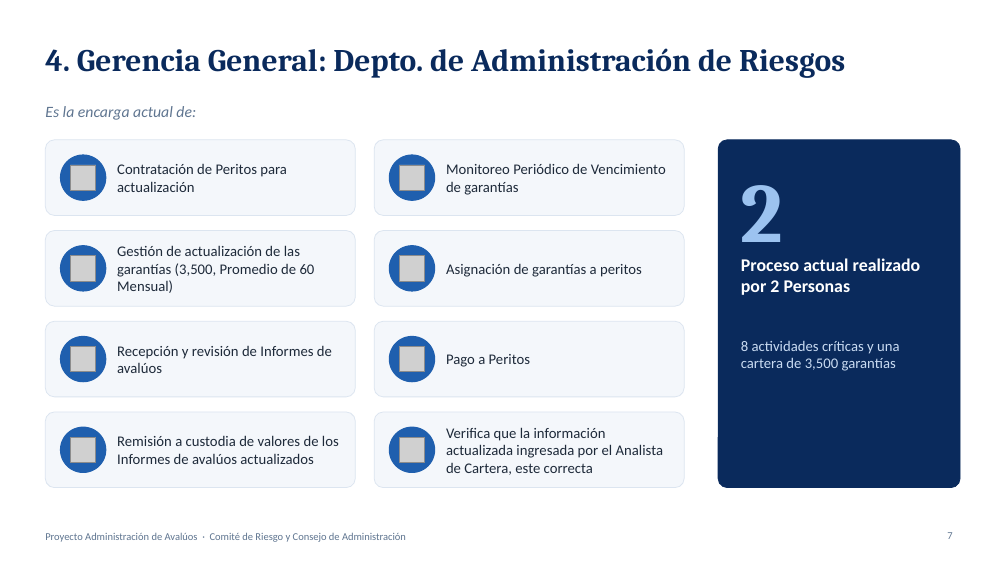
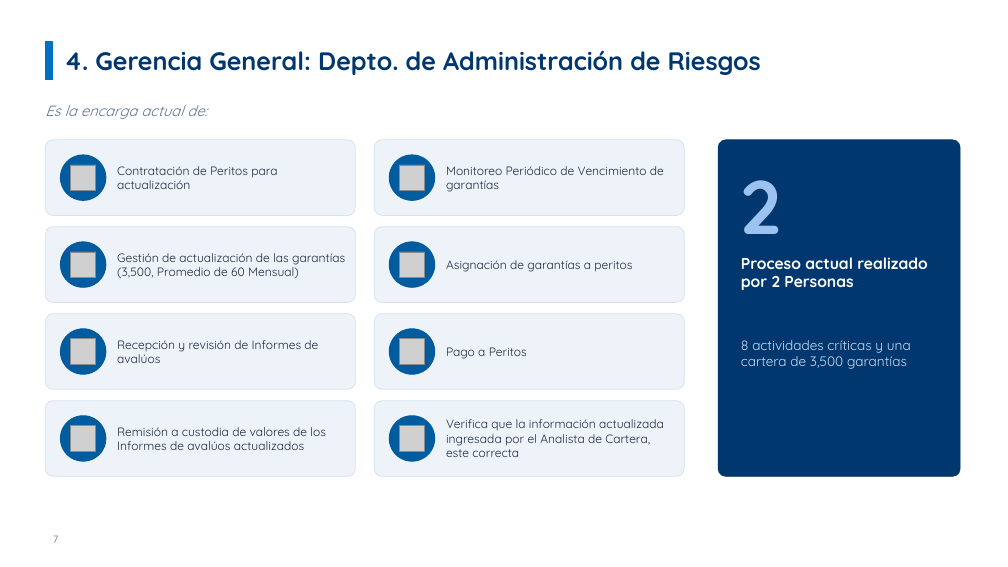
Before and after one commit to menjivar201280/riesgo, a slide deck: slide 7 of administracion-avaluos/Proyecto_Administracion_de_Avaluos.pptx. Drawn at 1008x567 pixels with LibreOffice and Linux fonts; fonts in the diff are those of the drawing; grey boxes stand for pictures; background and template pictures are left out. Boxes give left, top, right and bottom in pixels: in the first picture for what was removed or moved away, otherwise in the second. Text is boxed around its words. In the diff, an @@ line names an element or a change of style, - is before the commit and + after.

```diff
--- a/administracion-avaluos/Proyecto_Administracion_de_Avaluos.pptx
+++ b/administracion-avaluos/Proyecto_Administracion_de_Avaluos.pptx
@@ title "4. Gerencia General: Depto. de ..." moved from (x1=45, y1=48, x2=845, y2=78) to (x1=64, y1=50, x2=761, y2=75) @@
@@ title "4. Gerencia General: Depto. de ..." at (x1=64, y1=50, x2=761, y2=75): size 30 to 24 pt, font Cambria to Quicksand, text colour #0A2A5C to #00376E @@
@@ rectangle added at (x1=45, y1=42, x2=53, y2=79), fill #0070C0, outline #0070C0 1 pt @@
@@ text "Es la encarga actual de:" at (x1=45, y1=105, x2=207, y2=119): size 15 to 14 pt, font Calibri to Quicksand @@
@@ rounded rectangle resized from (x1=718, y1=140, x2=960, y2=488) to (x1=718, y1=140, x2=960, y2=476) @@
@@ rounded rectangle at (x1=718, y1=140, x2=960, y2=476): fill #0A2A5C to #00376E; outline #0A2A5C 0.75 pt to #00376E 0.75 pt; proportions changed @@
@@ text "2" at (x1=741, y1=180, x2=782, y2=234): size 80 to 72 pt, font Cambria to Quicksand @@
@@ text "Proceso actual realizado por 2 ..." at (x1=741, y1=257, x2=927, y2=290): size 17 to 15 pt, font Calibri to Quicksand @@
@@ 4 pictures, 4 rounded rectangles, 2 ellipses moved together from (x1=45, y1=231, x2=684, y2=397) to (x1=45, y1=227, x2=684, y2=389) @@
@@ text "Pago a Peritos" moved from (x1=446, y1=354, x2=530, y2=367) to (x1=446, y1=347, x2=527, y2=359) @@
@@ text "8 actividades críticas y una ..." at (x1=741, y1=340, x2=911, y2=369): size 14 to 13 pt, font Calibri to Quicksand @@
@@ 4 ellipses, 2 pictures, 2 rounded rectangles moved together from (x1=45, y1=337, x2=684, y2=488) to (x1=45, y1=329, x2=684, y2=476) @@
@@ fill #F4F7FB to #EEF3F9; outline #DCE5F0 0.75 pt to #D6E2EF 0.75 pt; proportions changed in 8 elements at (x1=374, y1=140, x2=684, y2=216), (x1=45, y1=140, x2=355, y2=216), (x1=374, y1=227, x2=684, y2=302), (x1=45, y1=227, x2=355, y2=302), (x1=45, y1=314, x2=355, y2=389), (x1=374, y1=314, x2=684, y2=389), (x1=374, y1=401, x2=684, y2=476), (x1=45, y1=401, x2=355, y2=476) @@
@@ text "Remisión a custodia de valores ..." moved from (x1=117, y1=435, x2=339, y2=464) to (x1=117, y1=427, x2=326, y2=450) @@
@@ fill #1F5FAE to #005C9F; outline #1F5FAE 1 pt to #005C9F 1 pt in 8 elements at (x1=60, y1=155, x2=106, y2=200), (x1=389, y1=155, x2=435, y2=200), (x1=60, y1=242, x2=106, y2=287), (x1=389, y1=242, x2=435, y2=287), (x1=389, y1=329, x2=435, y2=374), (x1=60, y1=329, x2=106, y2=374), (x1=60, y1=416, x2=106, y2=461), (x1=389, y1=416, x2=435, y2=461) @@
@@ size 14 to 11.5 pt, font Calibri to Quicksand in 8 elements at (x1=446, y1=166, x2=664, y2=192), (x1=117, y1=166, x2=277, y2=189), (x1=446, y1=260, x2=632, y2=272), (x1=117, y1=253, x2=345, y2=278), (x1=117, y1=340, x2=318, y2=363), (x1=446, y1=347, x2=527, y2=359), (x1=117, y1=427, x2=326, y2=450), (x1=446, y1=419, x2=664, y2=457) @@
@@ text "Verifica que la información actualizada ..." moved from (x1=446, y1=427, x2=663, y2=475) to (x1=446, y1=419, x2=664, y2=457) @@
@@ page number moved from (x1=947, y1=532, x2=952, y2=539) to (x1=53, y1=535, x2=58, y2=543) @@
@@ page number at (x1=53, y1=535, x2=58, y2=543): font Calibri to Quicksand; alignment right to left @@
@@ text removed at (x1=45, y1=532, x2=406, y2=542) @@
-Proyecto Administración de Avalúos · Comité de Riesgo y Consejo de Administración
```
Also in this commit, not shown: 15 other slides changed, 2 slides added.
